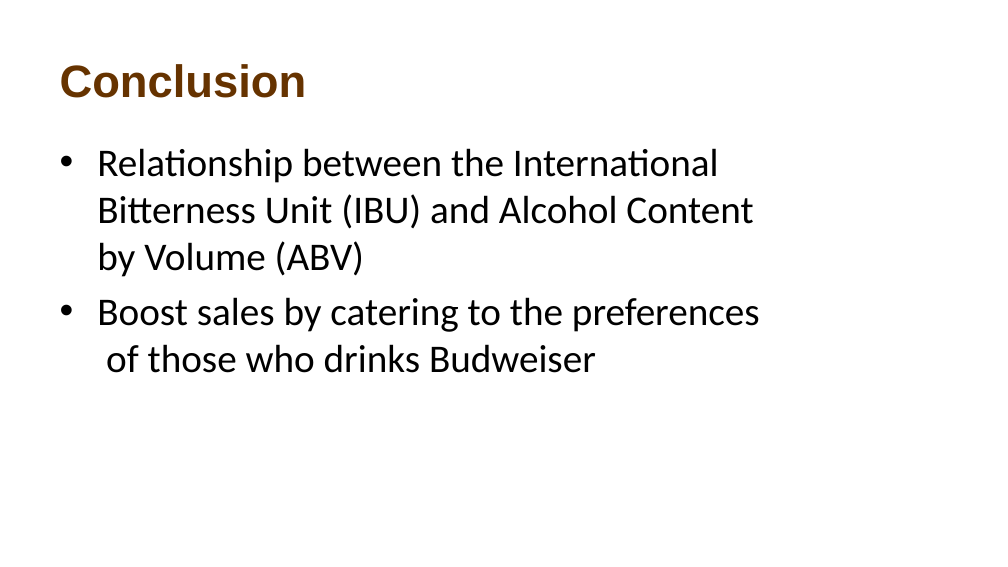
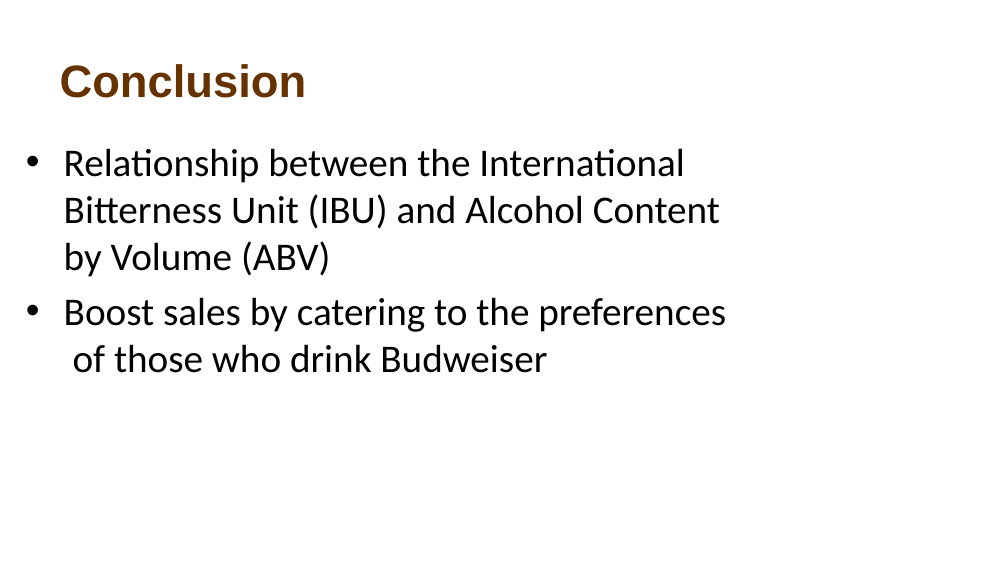
Before and after one commit to atiakor0/Beer_Study, a slide deck: slide 19 of Beer Study.pptx. Drawn at 1008x567 pixels with LibreOffice and Linux fonts; fonts in the diff are those of the drawing; background and template pictures are left out. Boxes give left, top, right and bottom in pixels: in the first picture for what was removed or moved away, otherwise in the second. Text is boxed around its words. In the diff, an @@ line names an element or a change of style, - is before the commit and + after.

```diff
--- a/Beer Study.pptx
+++ b/Beer Study.pptx
@@ text "Relationship between the International Bitterness ...": place and size @@
-text "Relationship between the International Bitterness ..." at (97, 148, 760, 373)
+text "Relationship between the International Bitterness ..." at (64, 148, 726, 373)
@@ text at (64, 297, 726, 373): text changed @@
-• Boost sales by catering to the preferences of those who drinks Budweiser
+• Boost sales by catering to the preferences of those who drink Budweiser
```
Also in this commit, not shown: 15 other slides changed, 1 slide added, 1 slide removed, 3 other files.
